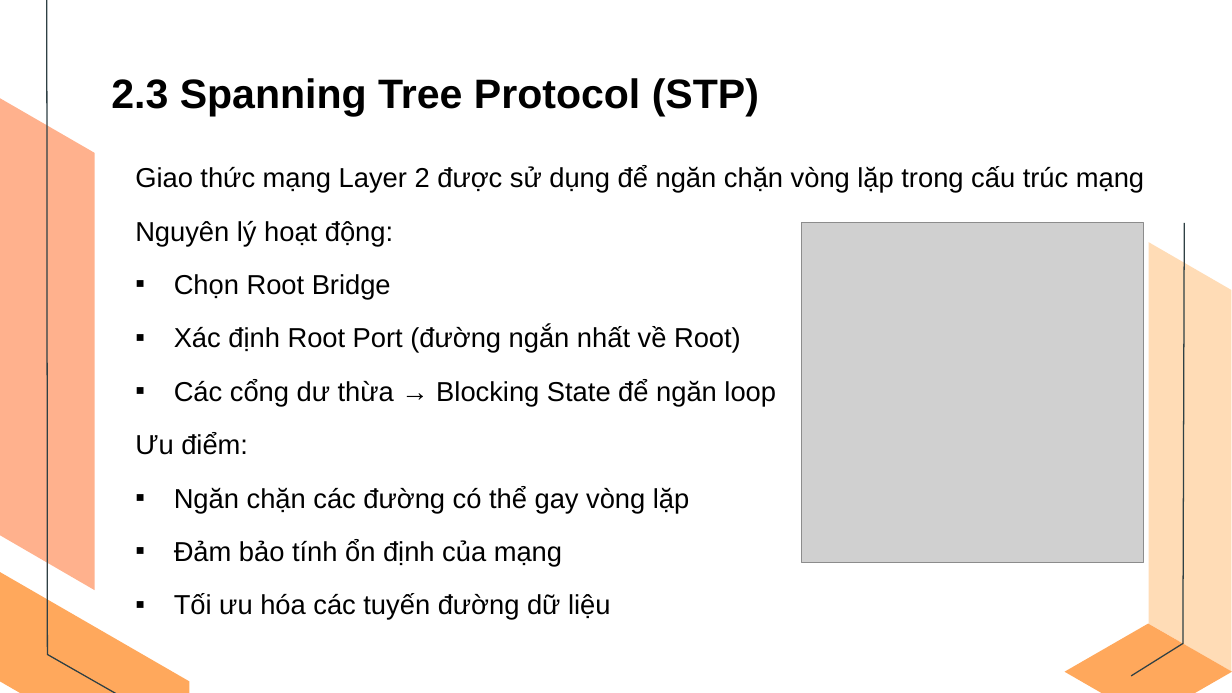
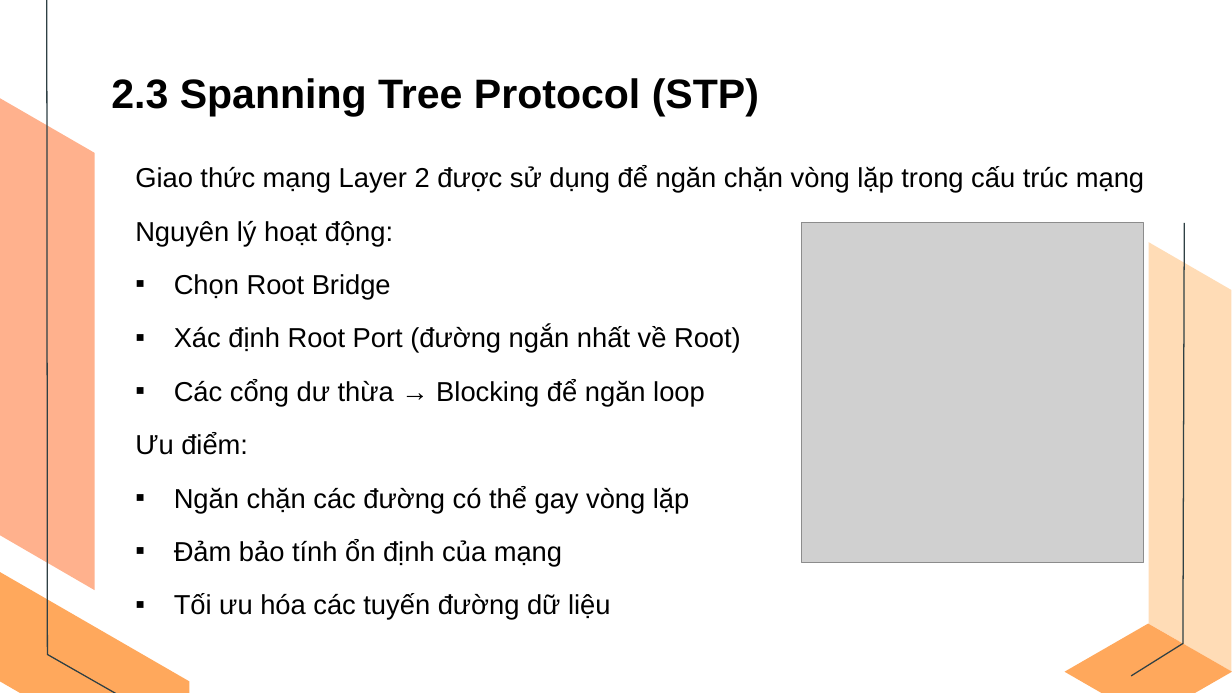
Before and after one commit to TrangThanhHieu/tn-da21ttb-110121023-trangthanhhieu-xaydungmohinhmangwanbaomattoiuuhieusuat-cpt, a slide deck: slide 9 of docs/110121023_TrangThanhHieu_Da21TTB.pptx. Drawn at 1232x693 pixels with LibreOffice and Linux fonts; fonts in the diff are those of the drawing; grey boxes stand for pictures. Boxes give left, top, right and bottom in pixels: in the first picture for what was removed or moved away, otherwise in the second. Text is boxed around its words. In the diff, an @@ line names an element or a change of style, - is before the commit and + after.

```diff
--- a/docs/110121023_TrangThanhHieu_Da21TTB.pptx
+++ b/docs/110121023_TrangThanhHieu_Da21TTB.pptx
@@ text at [174,380,705,407]: text changed @@
-  ▪ Các cổng dư thừa → Blocking State để ngăn loop
+  ▪ Các cổng dư thừa → Blocking để ngăn loop
```
Also in this commit, not shown: 8 other slides changed, 3 other files.
